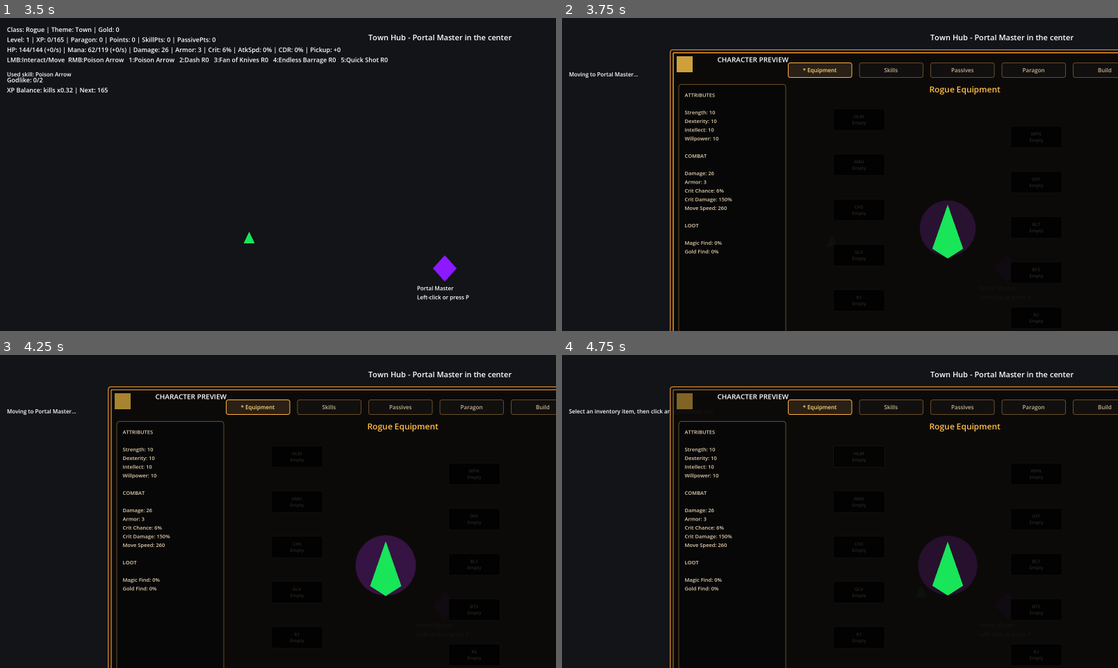
Above: before the commit, frames 1-4 (two rows, left to right).
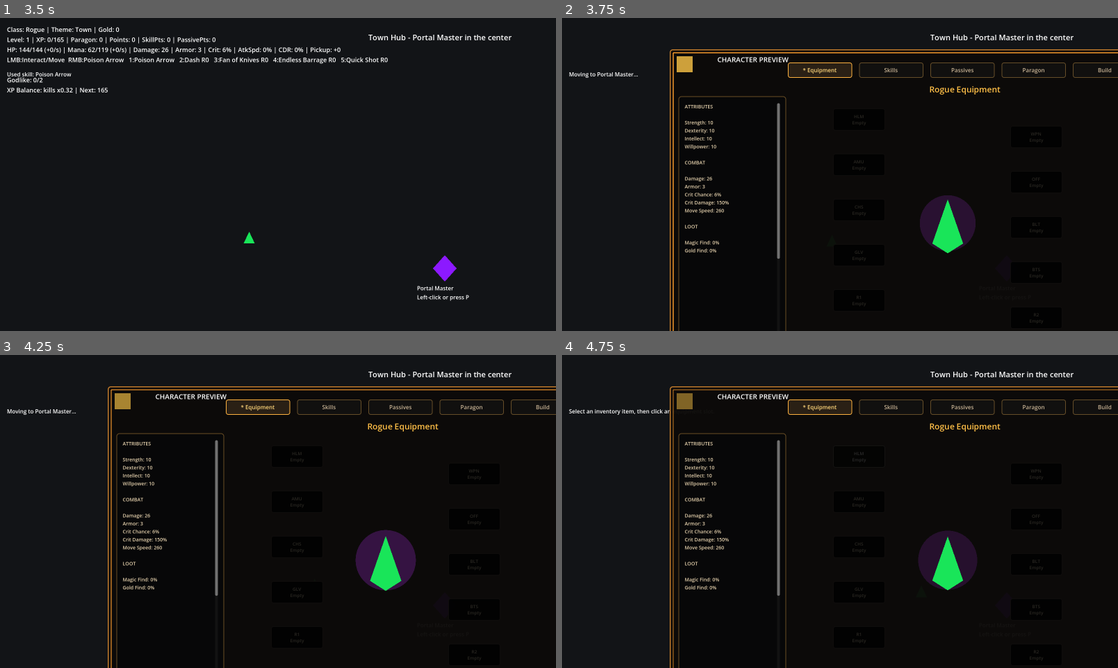
Above: after the commit, the same moments.

Repository: timjohan93-cyber/Eternal-Realms
Game: Godot game, scene res://scenes/Main.tscn
The game is run twice, just before and just after one commit, with the same random seed, the same clock (stepped at 60 frames per second) and the same inputs.
Inputs (mouse positions are in pixels of both pictures, inside the frame that each line leads up to):
- Up to frame 1 (3.5 s): tap P at 0.5, 0.6, 1.25, 2, 2.75 s; move the mouse to (400, 158) at 0.52 s; hold D 0.53-1.28 s; click (400, 158) at 0.67 s; move the mouse to (166, 190) at 1.27 s; hold S 1.28-2.03 s; tap T at 1.35 s; move the mouse to (333, 105) at 2.02 s; hold D 2.03-2.78 s; tap C at 2.1 s; move the mouse to (250, 237) at 2.77 s; hold W from 2.78 s (still down); tap I at 2.85 s; click (250, 237) at 2.92 s
- Up to frame 2 (3.75 s): tap P at 3.5 s; move the mouse to (1006, 221) at 3.52 s; release W at 3.53 s; hold A from 3.53 s (still down); tap K at 3.6 s
- Up to frame 3 (4.25 s): keep holding A
- Up to frame 4 (4.75 s): release A at 4.25 s; click "HLM Empty" at 4.25 s

Frame 1 is identical in both runs. In frame 2, 1.9% of the frame differs, in the area x 20-75%, y 21-78%; in frame 3, 2.0%; in frame 4, 2.0%.

Commit message:
Load V7.8E compact scroll panels

Diff:
--- a/scenes/Main.tscn
+++ b/scenes/Main.tscn
@@ -1,6 +1,6 @@
 [gd_scene load_steps=2 format=3]
 
-[ext_resource type="Script" path="res://scripts/MainV78D.gd" id="1"]
+[ext_resource type="Script" path="res://scripts/MainV78E.gd" id="1"]
 
 [node name="Main" type="Node2D"]
 script = ExtResource("1")
